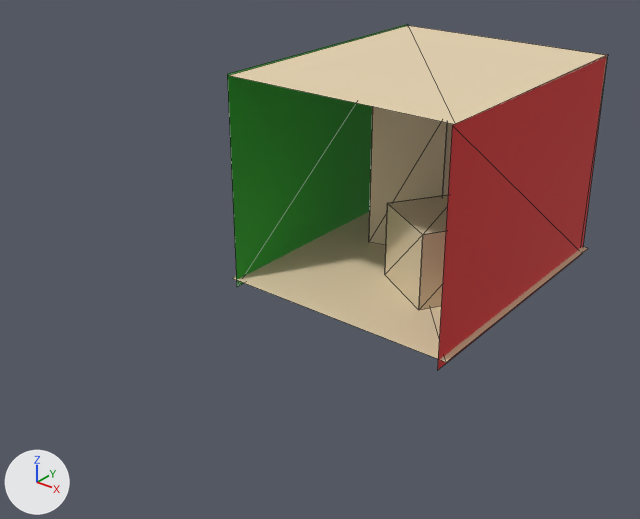
What one commit did to the Blender file examples/maps/cornell_low_light/map.blend.
The view is the same before and after, from a 50 mm lens placed at (9.11, -12.59, 8.45), pointed at (-0.54, -0.53, 0.97). Lighting does not change. The marker at lower left points along +X, +Y and +Z. Mesh edges are drawn as thin lines.

The first picture shows 'ceiling', 'floor', 'left_wall', 'right_wall', 'short_box', 'tall_box'.
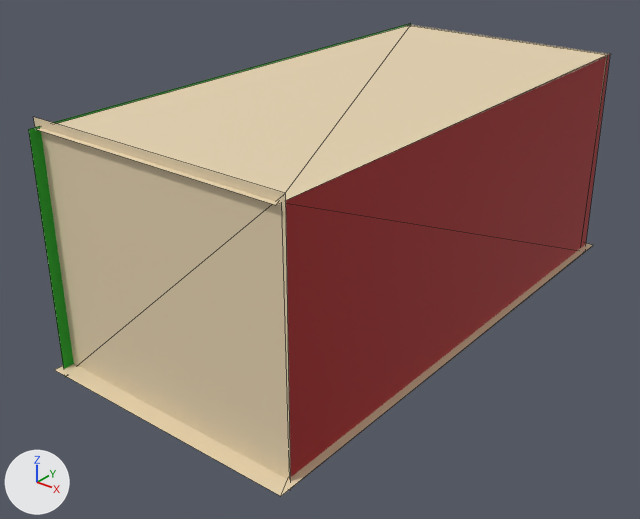
Boxes (x1, y1, x2, y2) around the edits, measured in the pictures (640 x 519 px):
'right_wall', recoloured, moved, rescaled (89% wider, 37% taller): before (437, 54, 608, 370); after (286, 54, 610, 486)
'back_wall', added (beige): after (34, 117, 291, 490)
'ceiling', moved, rescaled (52% wider, 83% taller): before (228, 26, 606, 124); after (36, 25, 611, 205)
'left_wall', moved, rescaled (110% wider, 34% taller): before (227, 24, 408, 287); after (28, 24, 410, 377)
'floor', moved, rescaled: before (232, 211, 588, 362); after (55, 243, 593, 496)
'tall_box', unchanged, covered by the edit: before (369, 107, 454, 245)
'short_box', unchanged, covered by the edit: before (385, 195, 448, 310)

What changed in the scene script:
```text
Change mat_bloodyred:
    mat_bloodyred.base_color: (0.606, 0.00281, 0.0035) -> (0.347, 0.00281, 0.0035)  # red #cc090b -> red #9f090b
Add mat_khaki_001:
    mat_khaki_001 = principled_material('Khaki.001')
    mat_khaki_001.base_color = (0.8, 0.659, 0.44)  # beige #e7d4b1
    mat_khaki_001.roughness = 0.69
Add me_front_wall_001:
    me_front_wall_001.from_pydata([(-2.78, -0.19, -5.55), (2.47, -0.19, -5.55), (2.47, 4.36, -5.55), (-2.84, 4.36, -5.55)], [], [(0, 2, 3), (0, 1, 2)])
    me_front_wall_001.materials.append(mat_khaki_001)  # beige #e7d4b1
Change ob_ceiling:
    ob_ceiling.location: (0.0, 0.0, 0.0) -> (0.0, -3.93, 0.0)
    ob_ceiling.scale: (0.951, 1.0, 1.0) -> (0.951, 1.0, 1.72)
Change ob_floor:
    ob_floor.location: (0.0, 0.0, 0.0) -> (0.02, -4.08, 0.0)
    ob_floor.scale: (1.0, 1.0, 1.0) -> (1.0, 1.0, 1.77)
Change ob_left_wall:
    ob_left_wall.location: (0.0, 0.0, 0.0) -> (0.0, -4.01, 0.0)
    ob_left_wall.scale: (1.0, 0.97, 1.0) -> (1.0, 0.97, 1.73)
Change ob_right_wall:
    ob_right_wall.location: (0.0, 0.0, 0.0) -> (0.0, -3.68, 0.0)
    ob_right_wall.scale: (1.0, 0.955, 1.0) -> (1.0, 0.955, 1.68)
Add ob_back_wall:
    ob_back_wall = bpy.data.objects.new('back_wall', me_front_wall_001)
    ob_back_wall.location = (-0.11, -10.53, -0.13)
    ob_back_wall.rotation_euler = (1.571, 0.0, 0.0)  # degrees (90, 0, 0)
    ob_back_wall.scale = (0.986, 1.03, 1.03)
```
